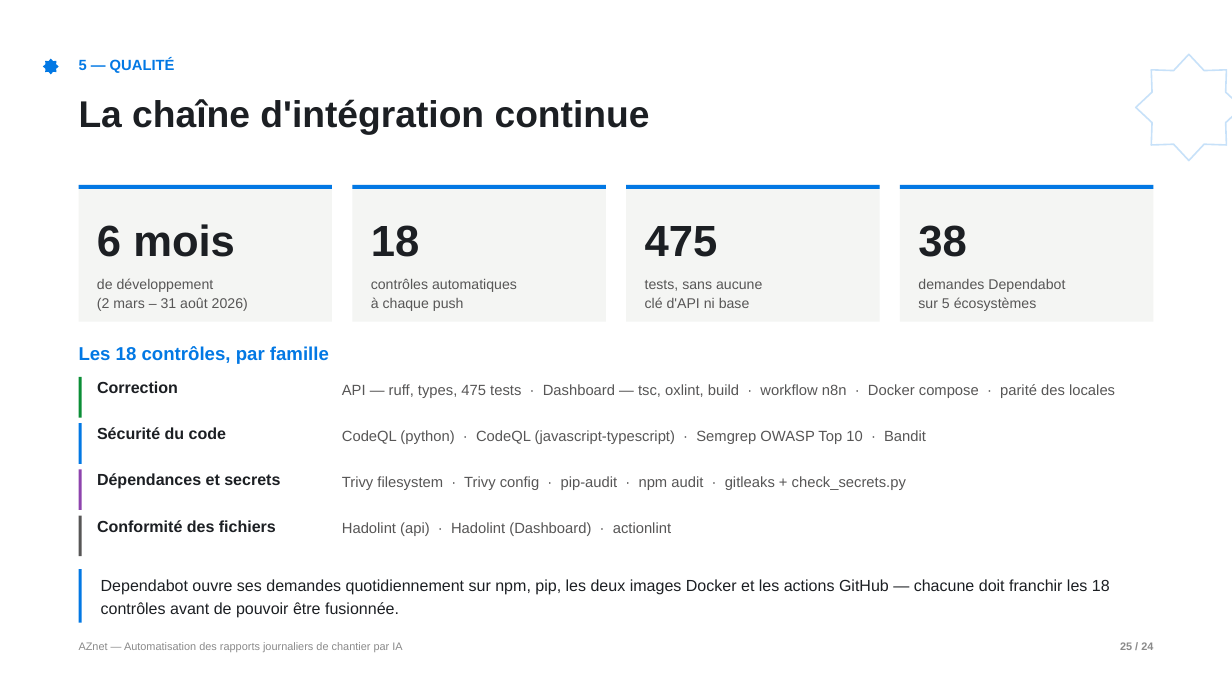
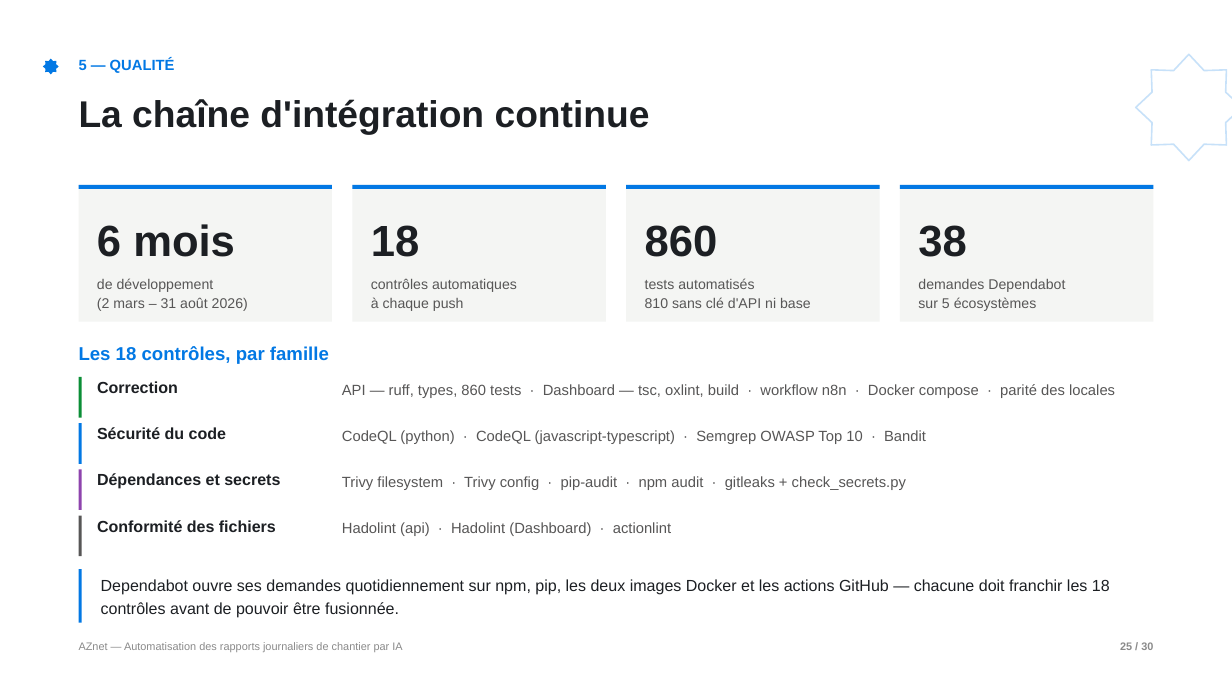
Before and after one commit to yassine808/PFE-aznet, a slide deck: slide 25 of Pres+report/Soutenance-PFE.pptx. Drawn at 1232x693 pixels with LibreOffice and Linux fonts; fonts in the diff are those of the drawing. Boxes give left, top, right and bottom in pixels: in the first picture for what was removed or moved away, otherwise in the second. Text is boxed around its words. In the diff, an @@ line names an element or a change of style, - is before the commit and + after.

```diff
--- a/Pres+report/Soutenance-PFE.pptx
+++ b/Pres+report/Soutenance-PFE.pptx
@@ text at bbox=[645, 225, 718, 257]: text changed @@
-475
+860
@@ text at bbox=[645, 278, 811, 308]: text changed @@
-tests, sans aucune
-clé d'API ni base
+tests automatisés
+810 sans clé d'API ni base
@@ text at bbox=[342, 384, 1115, 398]: text changed @@
-API — ruff, types, 475 tests · Dashboard — tsc, oxlint, build · workflow n8n · Docker compose · parité des locales
+API — ruff, types, 860 tests · Dashboard — tsc, oxlint, build · workflow n8n · Docker compose · parité des locales
@@ text at bbox=[1120, 642, 1153, 650]: text changed @@
-25 / 24
+25 / 30
```
Also in this commit, not shown: 36 other slides changed, 1 slide added, 1 other file.
